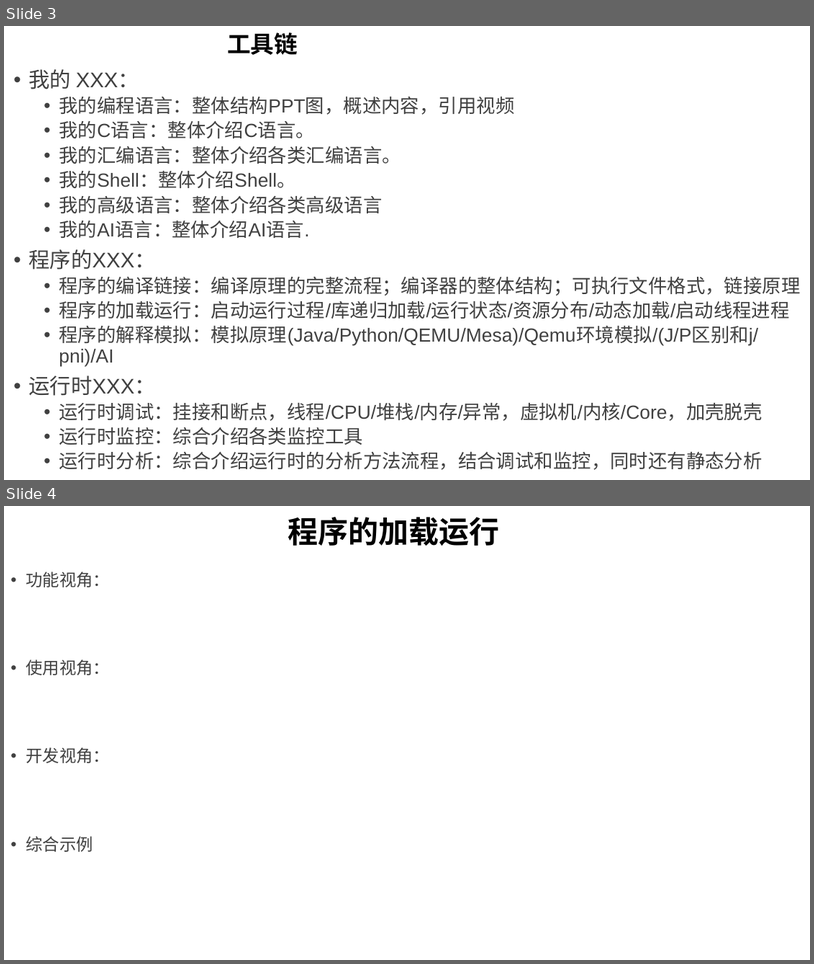
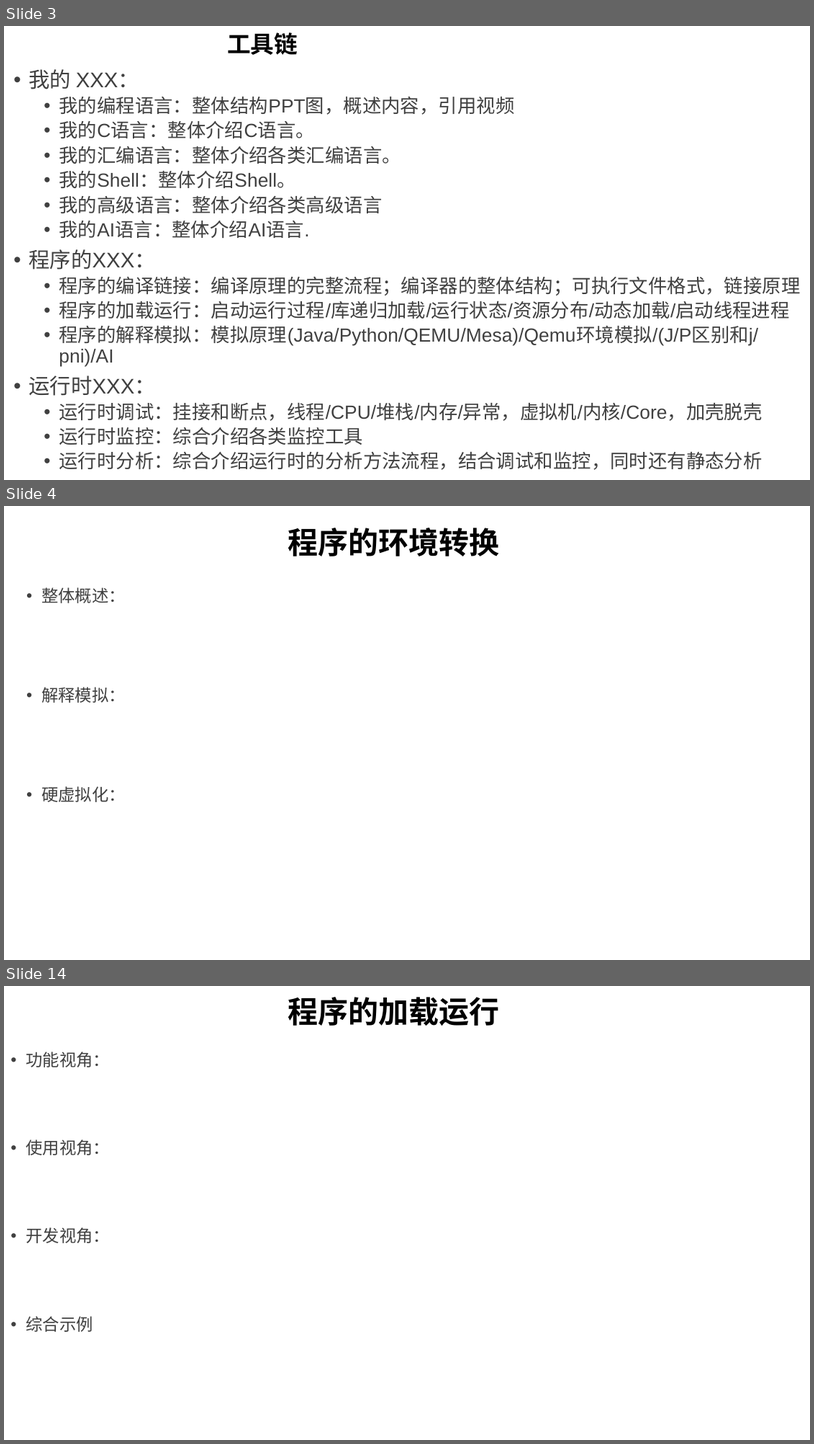
Before and after one commit to GavinKoeng/it-talks, a slide deck: it-talks.pptx. Shown one above the other, each under a label of ours: slides 3 and 4 before the commit, slides 3, 4 and 14 after it; the slides between them are not shown. The pictures are 814x964 and 814x1444 pixels, drawn with LibreOffice and Linux fonts; fonts in the diff are those of the drawing. Boxes give left, top, right and bottom in pixels: in the first picture for what was removed or moved away, otherwise in the second. Text is boxed around its words. In the diff, an @@ line names an element or a change of style, - is before the commit and + after.

Commit message:
增加程序的环境转换视频组提纲和两个ppt图讲解视频

```diff
--- a/it-talks.pptx
+++ b/it-talks.pptx
@@ slide 4 added at (4,506,810,960), background #FFFFFF @@
@@ title added at (288,528,499,556), 36 pt, text #000000, bold @@
+程序的环境转换
@@ text added at (41,587,126,802), 20 pt, text #404040 @@
+• 整体概述：
+• 解释模拟：
+• 硬虚拟化：
@@ what was slide 4 is now slide 14 @@
```
Also in this commit, not shown: 9 other slides added, 1 other file.
